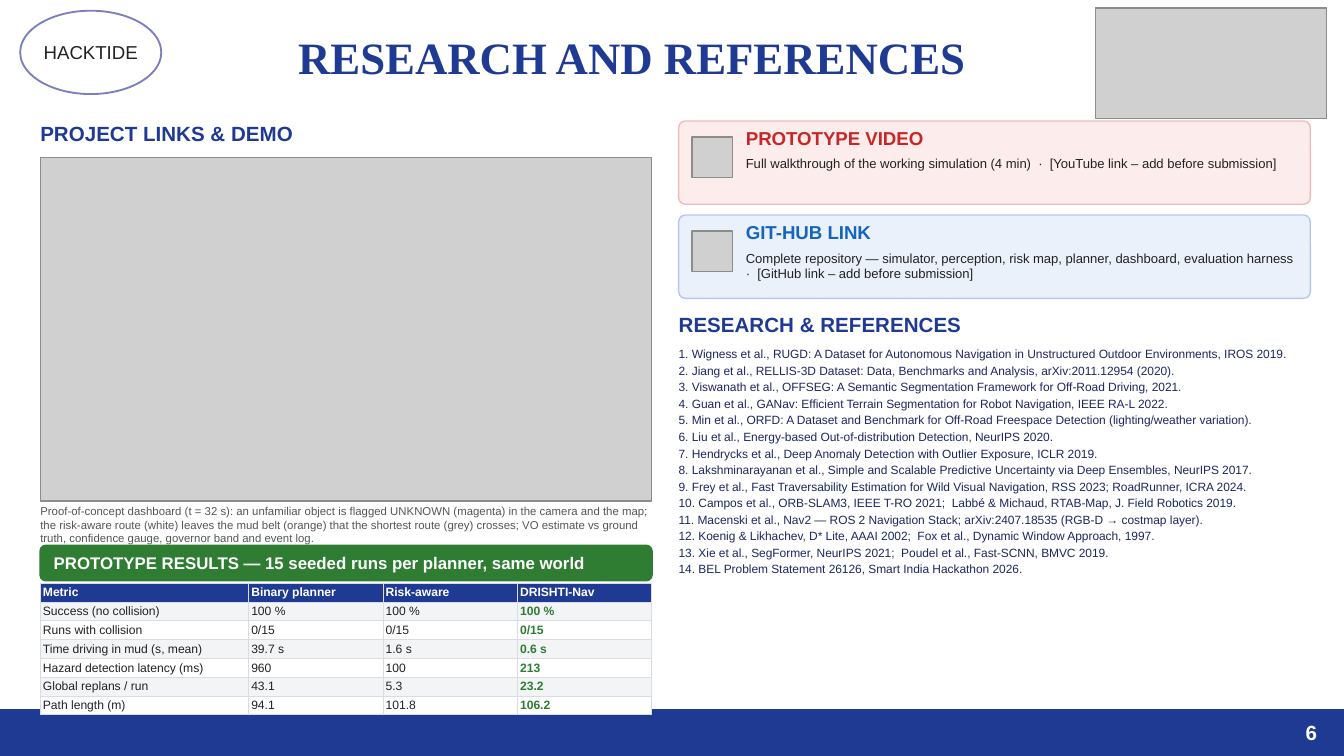
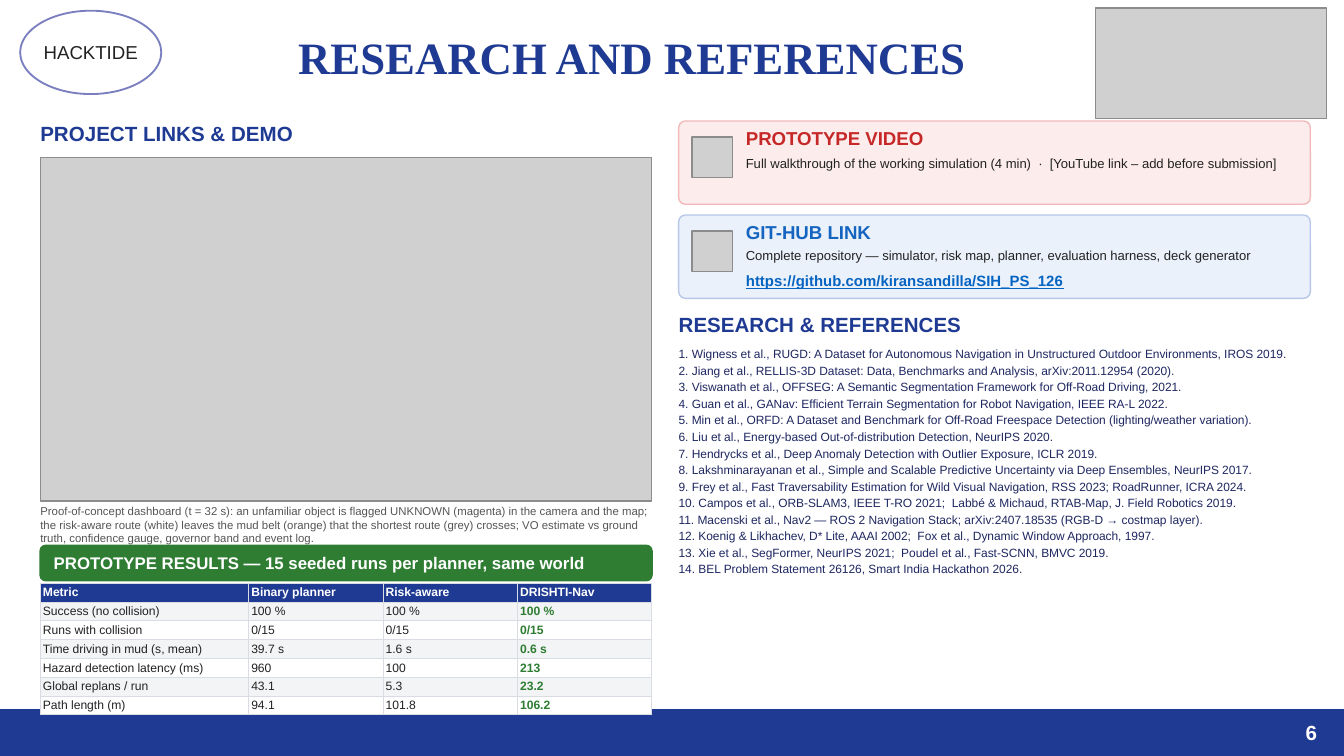
Before and after one commit to kiransandilla/SIH_PS_126, a slide deck: slide 6 of deliverables/SIH_HACKTIDE_PS_26126.pptx. Drawn at 1344x756 pixels with LibreOffice and Linux fonts; fonts in the diff are those of the drawing; grey boxes stand for pictures. Boxes give left, top, right and bottom in pixels: in the first picture for what was removed or moved away, otherwise in the second. Text is boxed around its words. In the diff, an @@ line names an element or a change of style, - is before the commit and + after.

```diff
--- a/deliverables/SIH_HACKTIDE_PS_26126.pptx
+++ b/deliverables/SIH_HACKTIDE_PS_26126.pptx
@@ text at (x1=746, y1=250, x2=1251, y2=263): text changed @@
-Complete repository — simulator, perception, risk map, planner, dashboard, evaluation harness · [GitHub link – add before submission]
+Complete repository — simulator, risk map, planner, evaluation harness, deck generator
@@ text added at (x1=746, y1=275, x2=1063, y2=289), 8 pt, text #0563C1, bold, underline @@
+https://github.com/kiransandilla/SIH_PS_126
```
Also in this commit, not shown: 4 other files.
